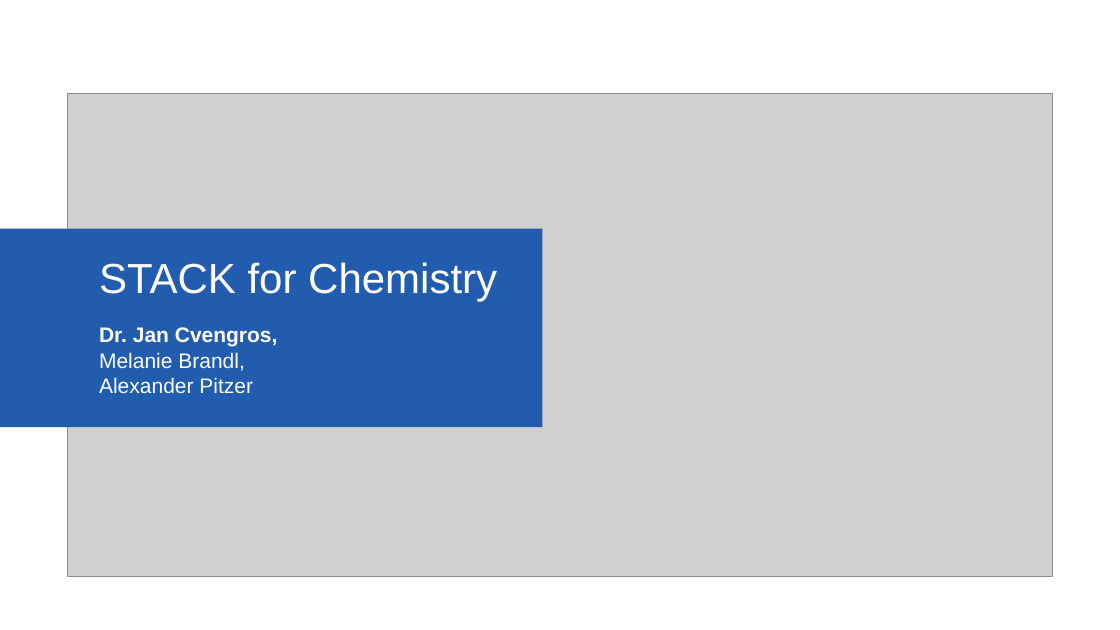
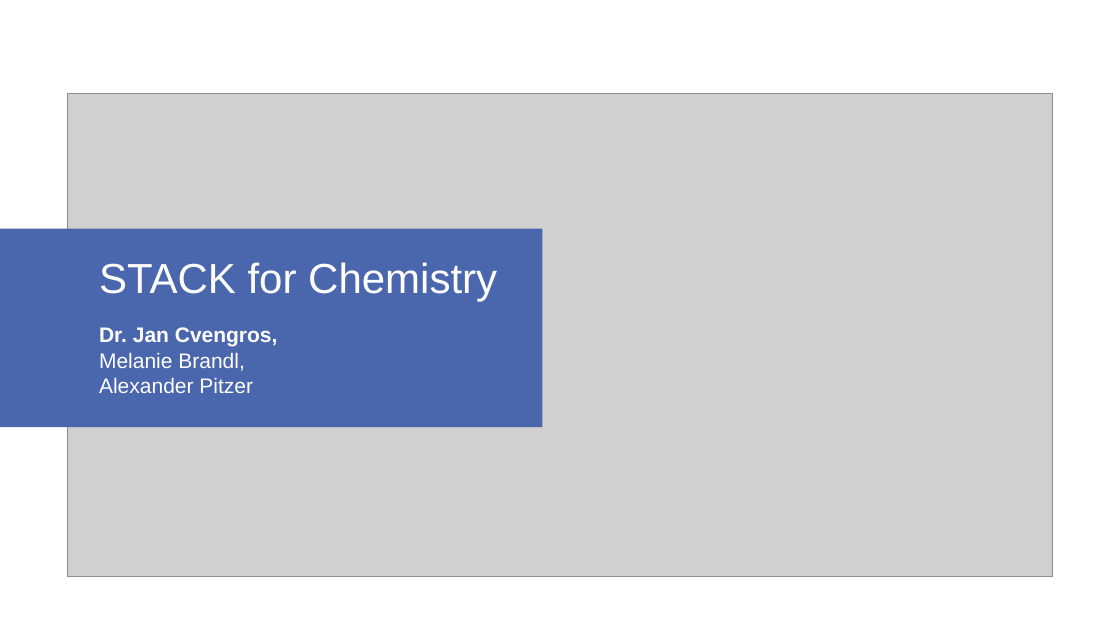
Before and after one commit to AlexVCS25/STACK-for-Chemistry, a slide deck: slide 1 of meeting_30_01_26.potx. Drawn at 1120x630 pixels with LibreOffice and Linux fonts; fonts in the diff are those of the drawing; grey boxes stand for pictures; background and template pictures are left out. Boxes give left, top, right and bottom in pixels: in the first picture for what was removed or moved away, otherwise in the second. Text is boxed around its words. In the diff, an @@ line names an element or a change of style, - is before the commit and + after.

```diff
--- a/meeting_30_01_26.potx
+++ b/meeting_30_01_26.potx
@@ title "STACK for Chemistry" at (0, 229, 543, 427): fill #215CAF to #4A66AC @@
```
Also in this commit, not shown: 3 other slides changed, 7 slides added, 4 slides removed, 3 other files.
